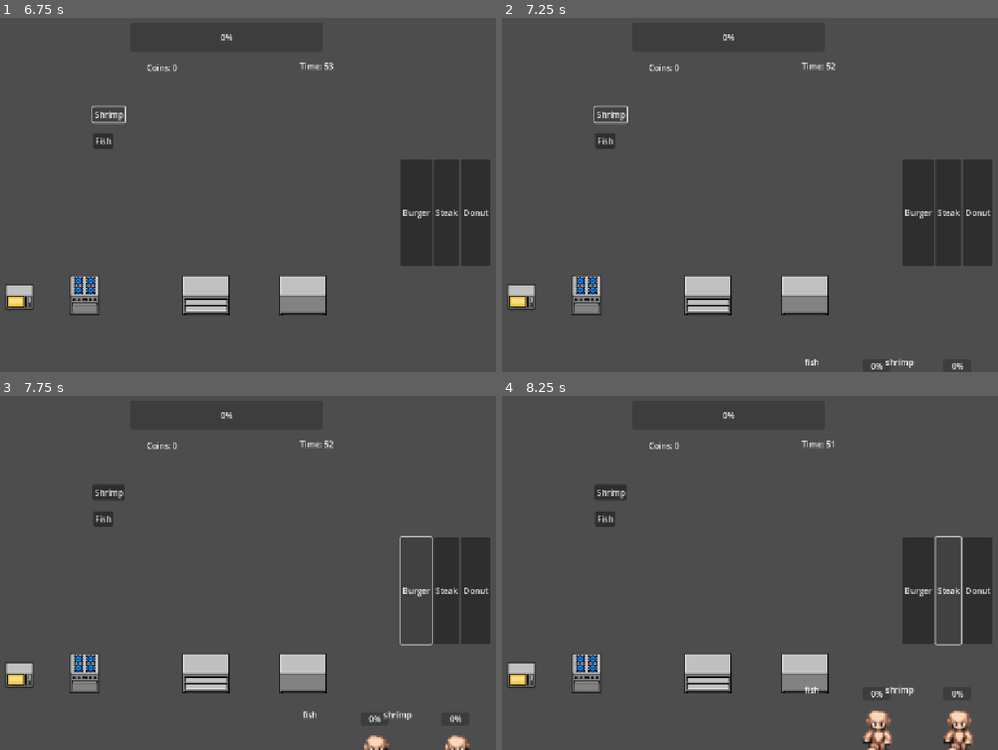
Above: before the commit, frames 1-4 (two rows, left to right).
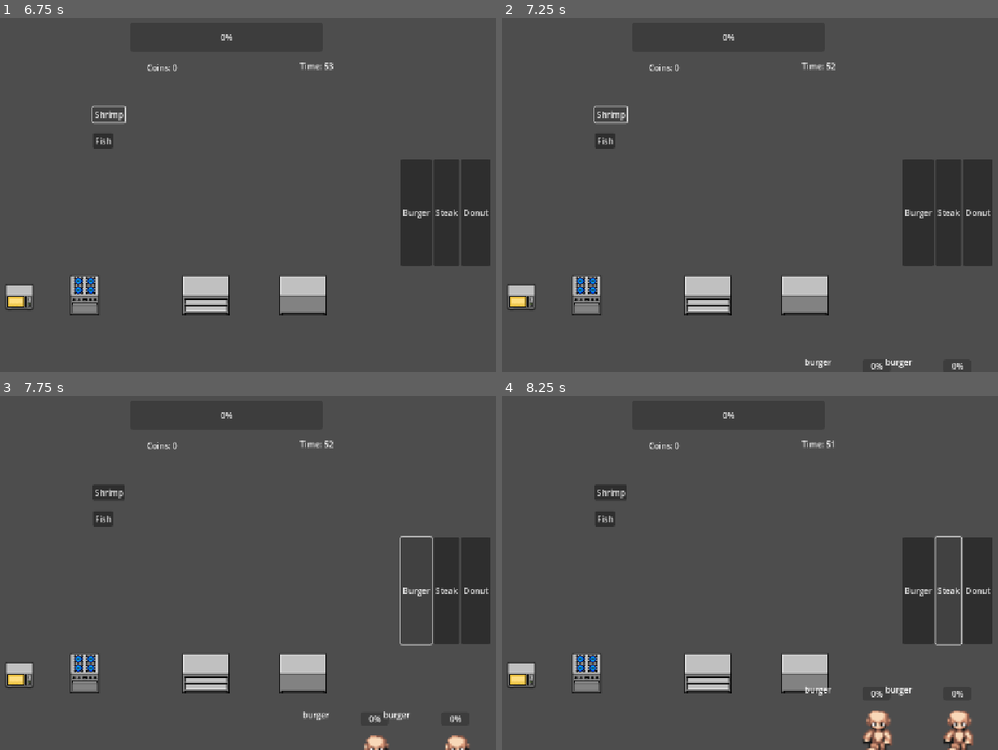
Above: after the commit, the same moments.

Repository: non123a/resturantSim
Game: Godot game, scene res://scenes/main/main.tscn
Two runs of this game, one before a commit and one after it. Both use one fixed random seed, a clock stepped at 60 frames per second and the inputs below.
Inputs:
- Up to frame 1 (6.75 s): click "Fish" at 0.5 s; click "Cooking fish..." at 1.25 s; click "Cooking shrimp..." at 2 s; click "Shrimp" at 2.75 s; click "Burger" at 3.5 s; click "Steak" at 4.25 s; click "Donut" at 5 s; click "Fish" at 5.75 s; click "Shrimp" at 6.5 s
- Up to frame 2 (7.25 s): no input
- Up to frame 3 (7.75 s): click "Burger" at 7.25 s
- Up to frame 4 (8.25 s): click "Steak" at 8 s

Frame 1 is identical in both runs. In frame 2, 0.1% of the frame differs, in the area x 61-84%, y 96-99%; in frame 3, 0.1%; in frame 4, 0.1%, in the area x 61-84%, y 81-85%.

Commit message:
working customer order, food prep and stove

Diff:
--- a/scripts/GameData.gd
+++ b/scripts/GameData.gd
@@ -6,3 +6,9 @@
 	"cook_speed": 0,
 	"income": 0
 }
+
+var unlocked_foods = [
+	"burger",
+	"steak",
+	"donut"
+]
--- a/scripts/GameManager.gd
+++ b/scripts/GameManager.gd
@@ -34,20 +34,17 @@
 var cook_time = 2.0
 var timer = 0.0
 
-
-#func _on_station_finished(job):
-	#job.is_processing = false
-	#job.advance_step()
-	#
-	#if job.is_complete:
-		#print(job.food_name, " READY!")
 func _on_station_finished(job):
 	job.is_processing = false
 
 	job.advance_step()
 
 	if job.is_complete:
+
+		ready_foods.append(job.food_name)
+
 		print(job.food_name, " READY!")
+
 		return
 
 	job.waiting_for_station = true
@@ -55,7 +52,6 @@
 	print(job.food_name, " waiting for:", job.get_current_station())
 
 func _ready():
-	selected_food = "burger"
 	prep_station.process_finished.connect(_on_station_finished)
 	stove_station.process_finished.connect(_on_station_finished)
 
@@ -269,10 +265,8 @@
 	get_tree().reload_current_scene()
 
 
-#func _on_stove_area_input_event(viewport: Node, event: InputEvent, shape_idx: int) -> void:
-	#if event is InputEventMouseButton and event.pressed:
-		#print("Stove clicked")
 func _on_stove_area_input_event(viewport, event, shape_idx):
+
 	if event is InputEventMouseButton and event.pressed:
 
 		for job in active_jobs:
@@ -290,7 +284,25 @@
 					print(job.food_name, " sent to stove")
 
 					return
-
+		if selected_food != "":
+
+			var data = FoodData.foods[selected_food]
+
+			if data["type"] != "stove":
+				print(selected_food, " is not stove food")
+				return
+
+			var job = preload("res://scripts/FoodJob.gd").new()
+
+			job.setup(selected_food, data["steps"])
+
+			active_jobs.append(job)
+
+			var food_name = selected_food
+
+			selected_food = ""
+
+			print(food_name, " sent to stove")
 func _on_prep_area_input_event(viewport, event, shape_idx):
 	if event is InputEventMouseButton and event.pressed:
 
@@ -309,10 +321,15 @@
 
 		job.setup(selected_food, data["steps"])
 
+		var food_name = selected_food
+
+		job.setup(food_name, data["steps"])
+
 		active_jobs.append(job)
+
 		selected_food = ""
 
-		print(selected_food, " sent to prep")
+		print(food_name, " sent to prep")
 
 
 func _on_burger_button_pressed():
@@ -347,3 +364,28 @@
 		print("Preparing:", display_food)
 
 		selected_food = ""
+
+
+func try_serve_customer(customer):
+
+	if customer.order in ready_foods:
+
+		ready_foods.erase(customer.order)
+
+		customer.serve()
+
+		combo += 1
+		combo_timer = combo_window
+		update_combo_ui()
+
+		var reward = FoodData.foods[customer.order]["price"]
+
+		add_coins(reward)
+
+		print("Served:", customer.order)
+
+		customers.erase(customer)
+		spawn_customer()
+
+	else:
+		print("Food not ready")
--- a/scripts/customer.gd
+++ b/scripts/customer.gd
@@ -14,7 +14,9 @@
 func _ready():
 	$ProgressBar.max_value = max_patience
 
-	order = ["fish", "shrimp"].pick_random()
+	#var food_names = FoodData.foods.keys()
+	#order = food_names.pick_random()
+	order = GameData.unlocked_foods.pick_random()
 	print("Customer wants:", order)
 
 	$OrderLabel.text = order   # ✅ AFTER setting order
@@ -78,8 +80,8 @@
 	if (event is InputEventMouseButton and event.pressed) \
 	or (event is InputEventScreenTouch and event.pressed):
 
-		if game_manager.food_ready:
-			game_manager.serve_food(self)
+
+		game_manager.try_serve_customer(self)
 
 
 func stop_all():
